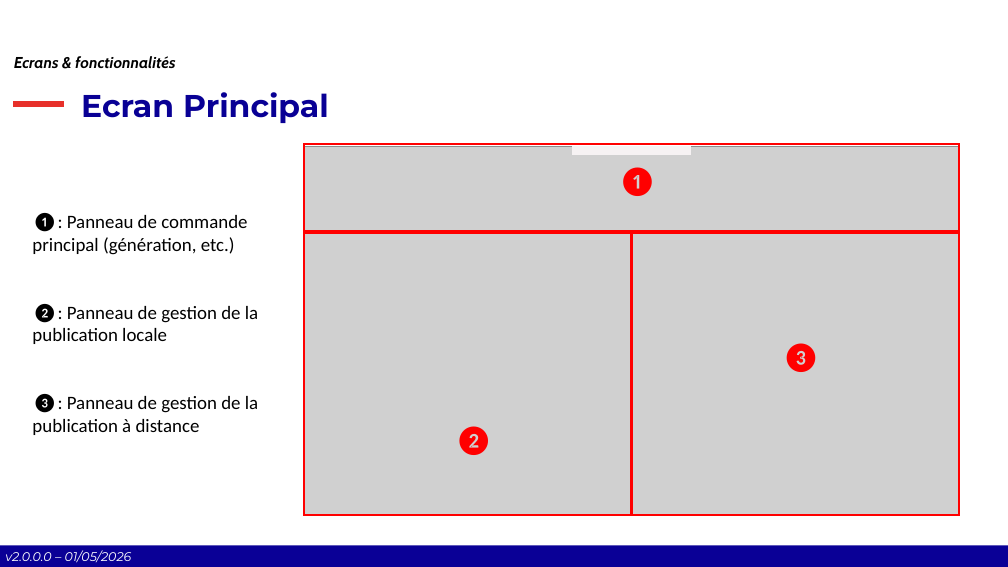
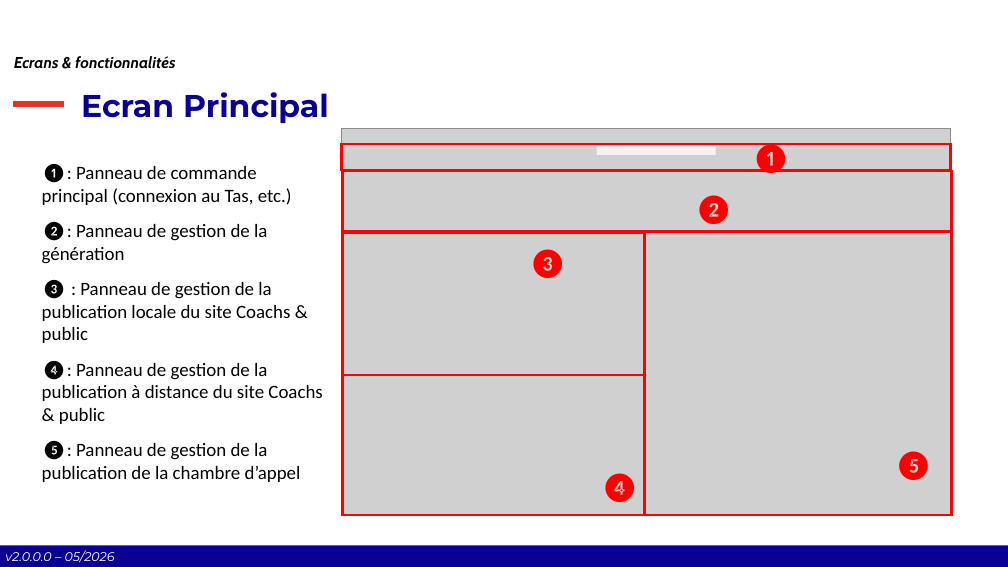
Before and after one commit to Comite-Rhone-Judo/PublicationSuiviCompetition, a slide deck: slide 17 of AppPublication/Documentation/PublicationSuiviCompetition - Manuel d'utilisation.pptx (slide 16 before the commit). Drawn at 1008x567 pixels with LibreOffice and Linux fonts; fonts in the diff are those of the drawing; grey boxes stand for pictures; background and template pictures are left out. Boxes give left, top, right and bottom in pixels: in the first picture for what was removed or moved away, otherwise in the second. Text is boxed around its words. In the diff, an @@ line names an element or a change of style, - is before the commit and + after.

```diff
--- a/AppPublication/Documentation/PublicationSuiviCompetition - Manuel d'utilisation.pptx
+++ b/AppPublication/Documentation/PublicationSuiviCompetition - Manuel d'utilisation.pptx
@@ rectangle: place and size @@
-rectangle at [304, 144, 959, 233]
+rectangle at [342, 144, 951, 170]
@@ picture: place and size @@
-picture at [304, 146, 959, 516]
+picture at [342, 128, 951, 515]
@@ rectangle: place and size @@
-rectangle at [572, 146, 691, 155]
+rectangle at [597, 146, 715, 155]
@@ text "❶": place and size @@
-text "❶" at [618, 166, 657, 198]
+text "❶" at [752, 145, 791, 176]
@@ text at [42, 164, 322, 482]: text changed @@
-❶: Panneau de commande principal (génération, etc.)
-❷: Panneau de gestion de la publication locale
-❸: Panneau de gestion de la publication à distance
+❶: Panneau de commande principal (connexion au Tas, etc.)
+❷: Panneau de gestion de la génération
+❸ : Panneau de gestion de la publication locale du site Coachs & public
+❹: Panneau de gestion de la publication à distance du site Coachs & public
+❺: Panneau de gestion de la publication de la chambre d’appel
@@ rectangle added at [343, 171, 952, 231], outline #FF0000 2.25 pt @@
@@ text "❷": place and size @@
-text "❷" at [454, 426, 493, 455]
+text "❷" at [694, 195, 733, 224]
@@ rectangle: place and size @@
-rectangle at [304, 231, 631, 515]
+rectangle at [343, 232, 645, 375]
@@ rectangle: place and size @@
-rectangle at [631, 231, 959, 515]
+rectangle at [645, 231, 952, 515]
@@ text "❸": place and size @@
-text "❸" at [782, 342, 821, 374]
+text "❸" at [528, 249, 567, 278]
@@ rectangle added at [343, 375, 645, 515], outline #FF0000 2.25 pt @@
@@ text added at [600, 472, 639, 504], 28 pt, text #FF0000 @@
+❹
@@ text added at [894, 451, 933, 480], 28 pt, text #FF0000 @@
+❺
@@ text at [5, 550, 115, 563]: text changed @@
-v2.0.0.0 – 01/05/2026
+v2.0.0.0 – 05/2026
```
Also in this commit, not shown: 38 other slides changed, 11 slides added, 1 slide removed, 12 other files.
